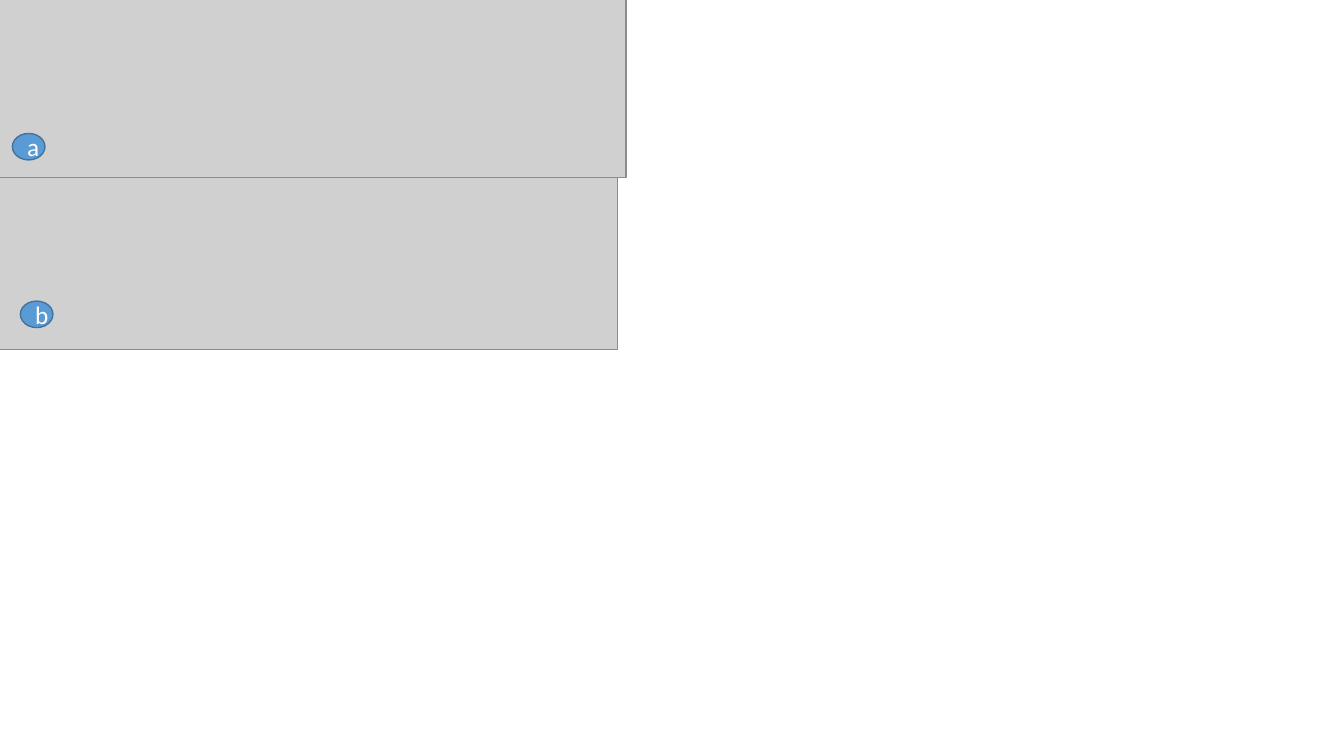
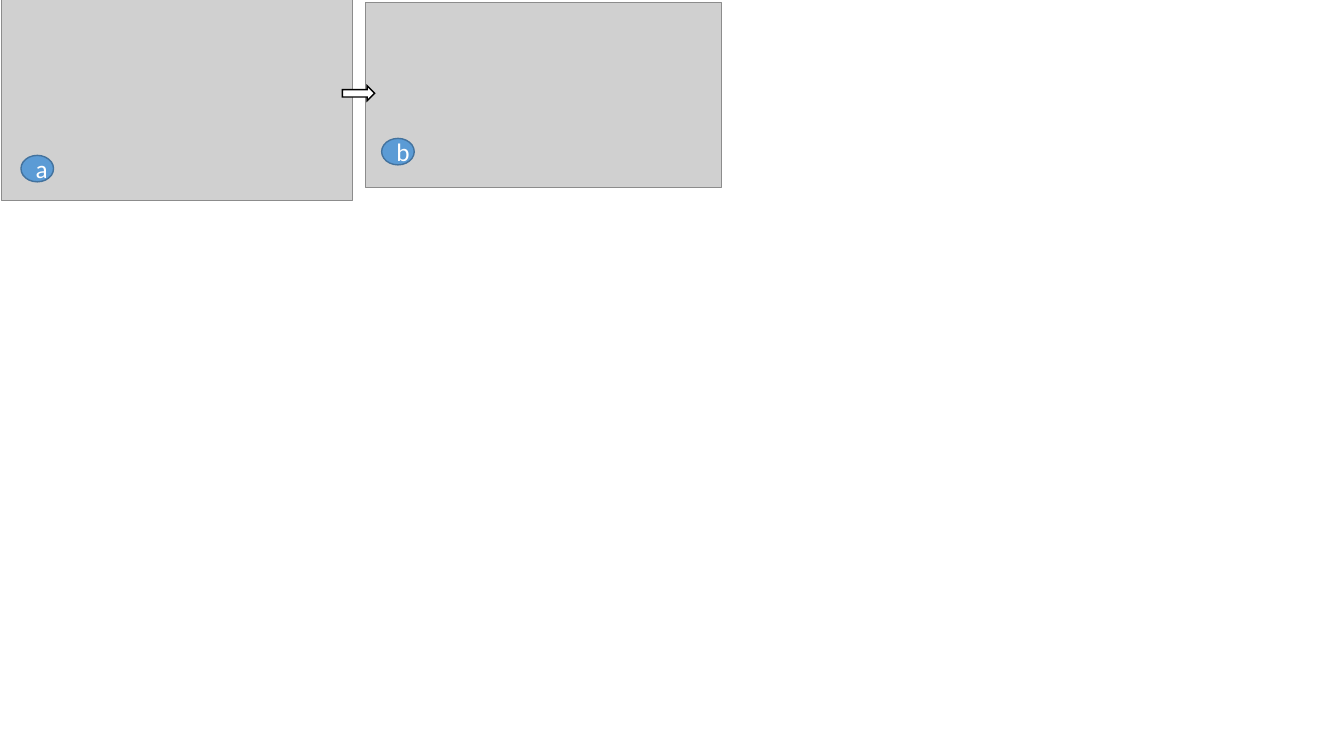
Before and after one commit to phamvancam2104/USMSyncCpp, a slide deck: slide 1 of figures/illustration.pptx. Drawn at 1344x756 pixels with LibreOffice and Linux fonts; fonts in the diff are those of the drawing; grey boxes stand for pictures. Boxes give left, top, right and bottom in pixels: in the first picture for what was removed or moved away, otherwise in the second. Text is boxed around its words. In the diff, an @@ line names an element or a change of style, - is before the commit and + after.

```diff
--- a/figures/illustration.pptx
+++ b/figures/illustration.pptx
@@ picture: place and size @@
-picture at [0,0,626,177]
+picture at [2,0,353,201]
@@ picture added at [366,3,722,188] @@
@@ right arrow added at [343,86,375,101], fill #FFFFFF, outline #000000 1 pt @@
@@ ellipse "b": place and size @@
-ellipse "b" at [20,301,52,328]
+ellipse "b" at [382,138,414,164]
@@ picture removed at [0,169,618,350] @@
@@ ellipse "a": place and size @@
-ellipse "a" at [12,133,44,159]
+ellipse "a" at [21,155,53,181]
```
Also in this commit, not shown: 57 other files.
